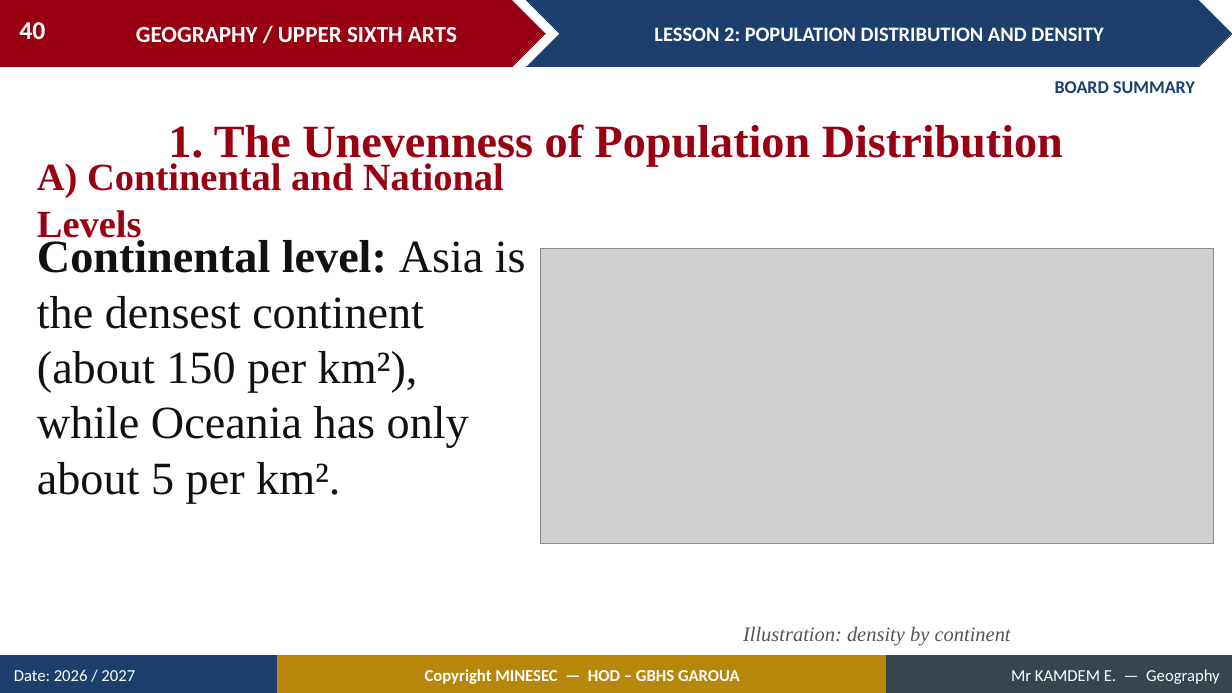
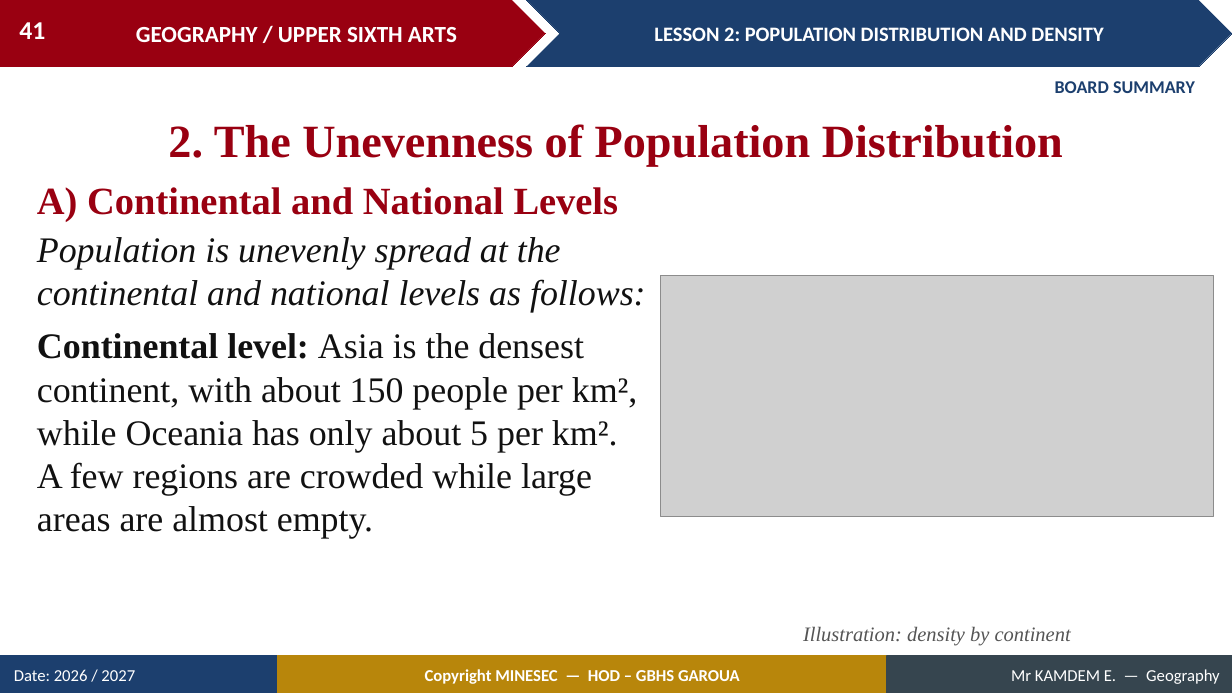
Before and after one commit to Berthautk/linea-github, a slide deck: slide 41 of lecons/USA/Population Geography/02_USA_POP_L02_Population_Distribution_and_Density.pptx (slide 40 before the commit). Drawn at 1232x693 pixels with LibreOffice and Linux fonts; fonts in the diff are those of the drawing; grey boxes stand for pictures. Boxes give left, top, right and bottom in pixels: in the first picture for what was removed or moved away, otherwise in the second. Text is boxed around its words. In the diff, an @@ line names an element or a change of style, - is before the commit and + after.

```diff
--- a/lecons/USA/Population Geography/02_USA_POP_L02_Population_Distribution_and_Density.pptx
+++ b/lecons/USA/Population Geography/02_USA_POP_L02_Population_Distribution_and_Density.pptx
@@ page number at <box>19,22,45,39</box>: text changed @@
-40
+41
@@ text at <box>168,124,1063,166</box>: text changed @@
-1. The Unevenness of Population Distribution
+2. The Unevenness of Population Distribution
@@ text "A) Continental and National Levels" rewrapped from <box>37,163,504,245</box> to <box>37,187,619,222</box> @@
@@ text at <box>37,237,646,538</box>: text changed; size 36 to 28 pt @@
-Continental level: Asia is the densest continent (about 150 per km²), while Oceania has only about 5 per km².
+Population is unevenly spread at the continental and national levels as follows:
+Continental level: Asia is the densest continent, with about 150 people per km², while Oceania has only about 5 per km². A few regions are crowded while large areas are almost empty.
@@ picture: place and size @@
-picture at <box>541,249,1214,543</box>
+picture at <box>661,275,1214,518</box>
@@ text "Illustration: density by continent": place and size @@
-text "Illustration: density by continent" at <box>743,626,1011,646</box>
+text "Illustration: density by continent" at <box>803,626,1071,646</box>
```
Also in this commit, not shown: 13 other slides changed, 3 slides added, 7 slides removed, 25 other files.
